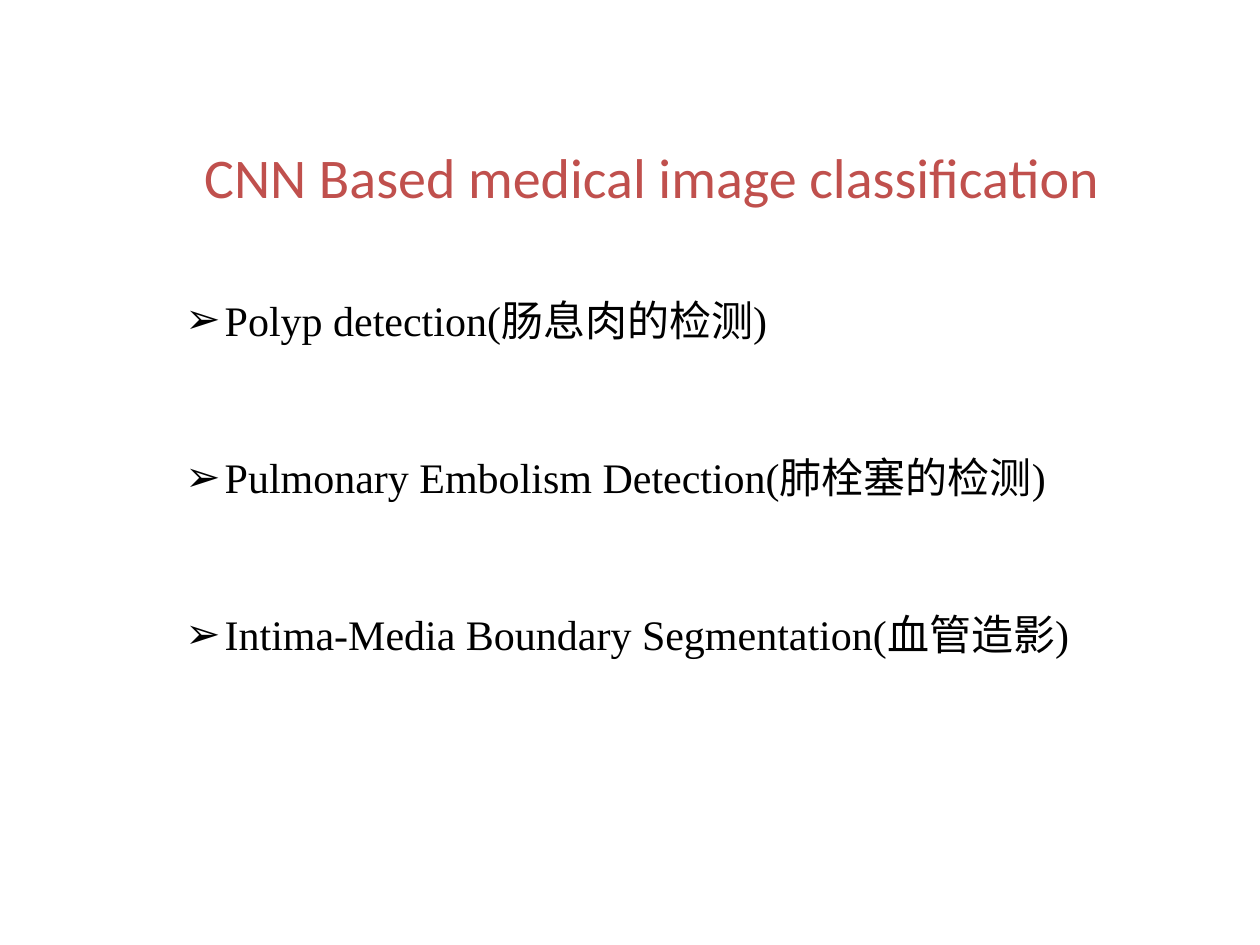
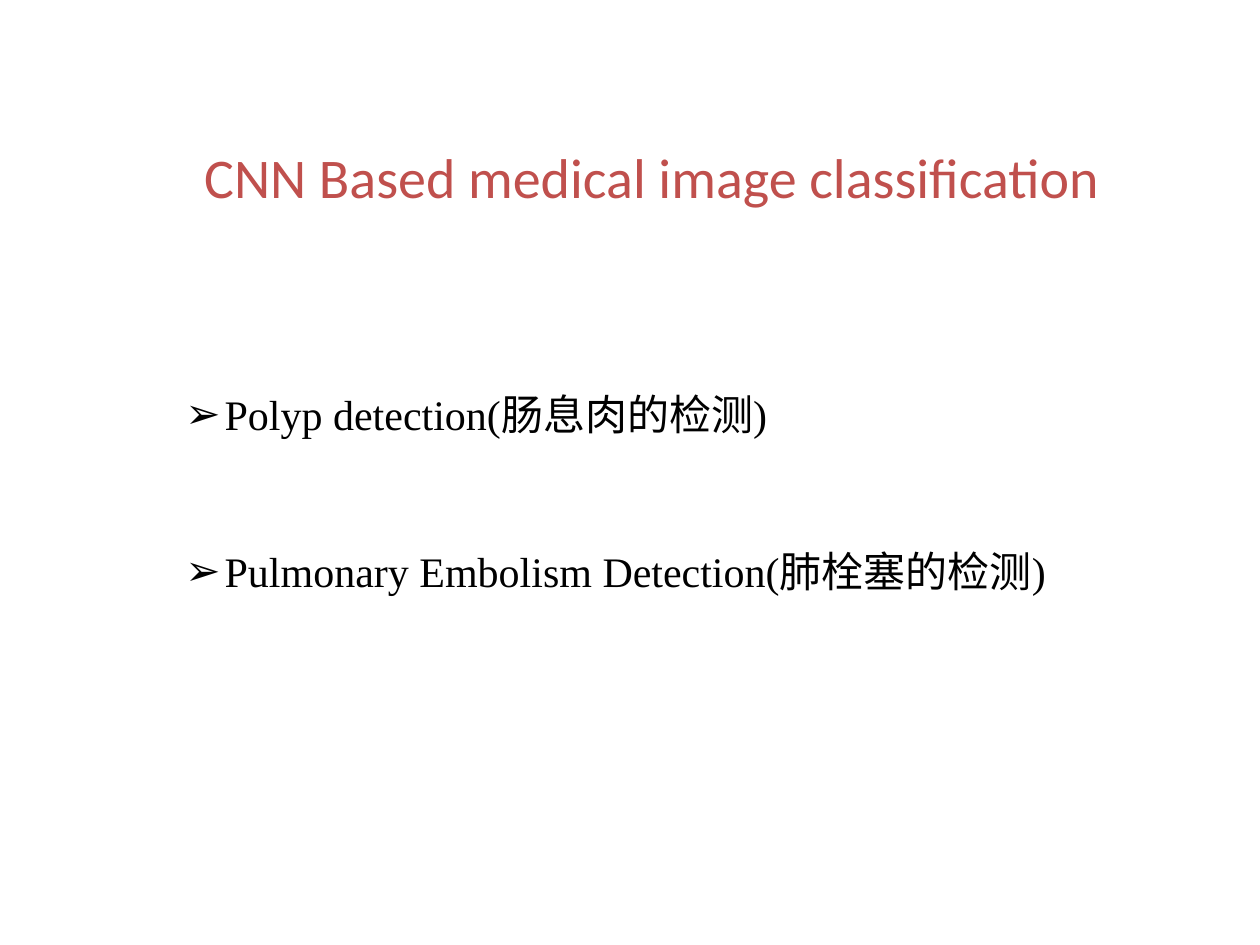
Before and after one commit to ttomchy/CV_2Project, a slide deck: slide 36 of presentation.pptx (slide 33 before the commit). Drawn at 1260x945 pixels with LibreOffice and Linux fonts; fonts in the diff are those of the drawing; background and template pictures are left out. Boxes give left, top, right and bottom in pixels: in the first picture for what was removed or moved away, otherwise in the second. Text is boxed around its words. In the diff, an @@ line names an element or a change of style, - is before the commit and + after.

```diff
--- a/presentation.pptx
+++ b/presentation.pptx
@@ text "Polyp detection(肠息肉的检测)": place and size @@
-text "Polyp detection(肠息肉的检测)" at <box>225,303,1069,659</box>
+text "Polyp detection(肠息肉的检测)" at <box>225,397,1046,596</box>
@@ text at <box>225,617,1069,659</box>: paragraph removed @@
-➢ Intima-Media Boundary Segmentation(血管造影)
```
Also in this commit, not shown: 2 other slides changed, 5 slides added, 4 slides removed, 1 other file.
